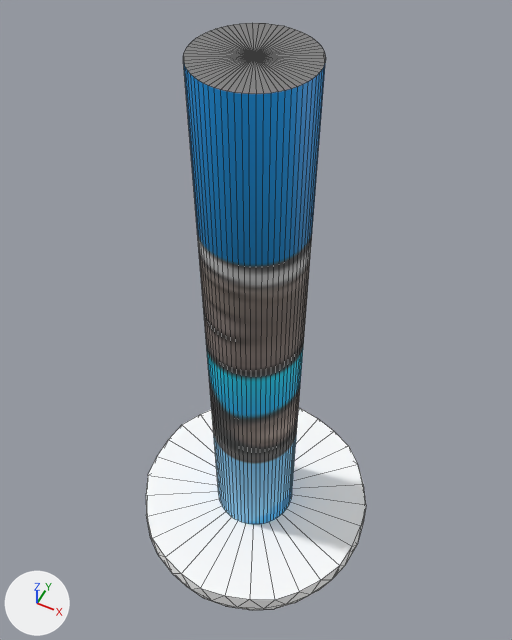
What one commit did to the Blender file blend/destroy2.blend.
Before and after are seen from a 50 mm camera at (8.5, -16.9, 52.0) aimed at (-0.9, 2.0, 28.4). Every picture has the same lights, and +X, +Y and +Z are marked at lower left. Mesh edges are drawn as thin lines.

In view in the first picture: 'Pchnij', 'Zmiażdż'.
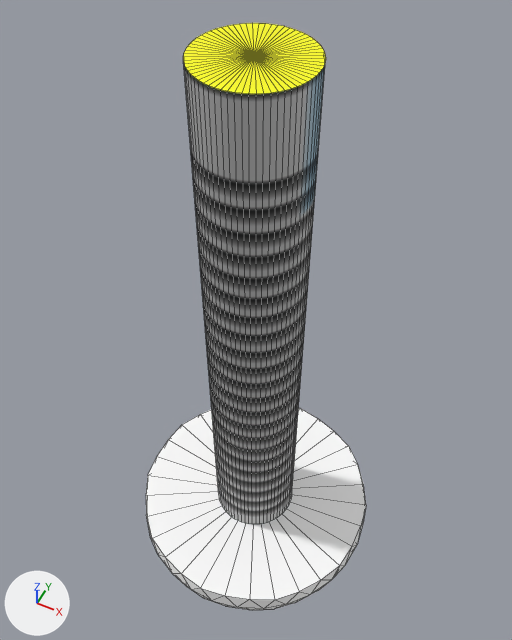
What differs and where, as boxes (x1, y1, x2, y2) in the pictures (512 x 640 px):
'Pchnij', recoloured
    both: (183, 23, 326, 524)

Edits to the bpy script that builds the scene:
```text
Add img_derrick_png:
    img_derrick_png = load_image('derrick.png', '../textures/derrick.png', 256, 256, 'sRGB')
Add mat_derrick_png:
    mat_derrick_png = principled_material('derrick.png')
    mat_derrick_png.texture = img_derrick_png
Change me_cylinder:
    where me_cylinder.from_pydata(...)  # 129 vertices, 128 faces; spans x -2.0..2.0, y -2.0..2.0, z -12.5..12.5
    remove me_cylinder.materials.append(mat_lemt_png)  # picture img_lemt_png
    add me_cylinder.materials.append(mat_derrick_png)  # picture img_derrick_png
```
